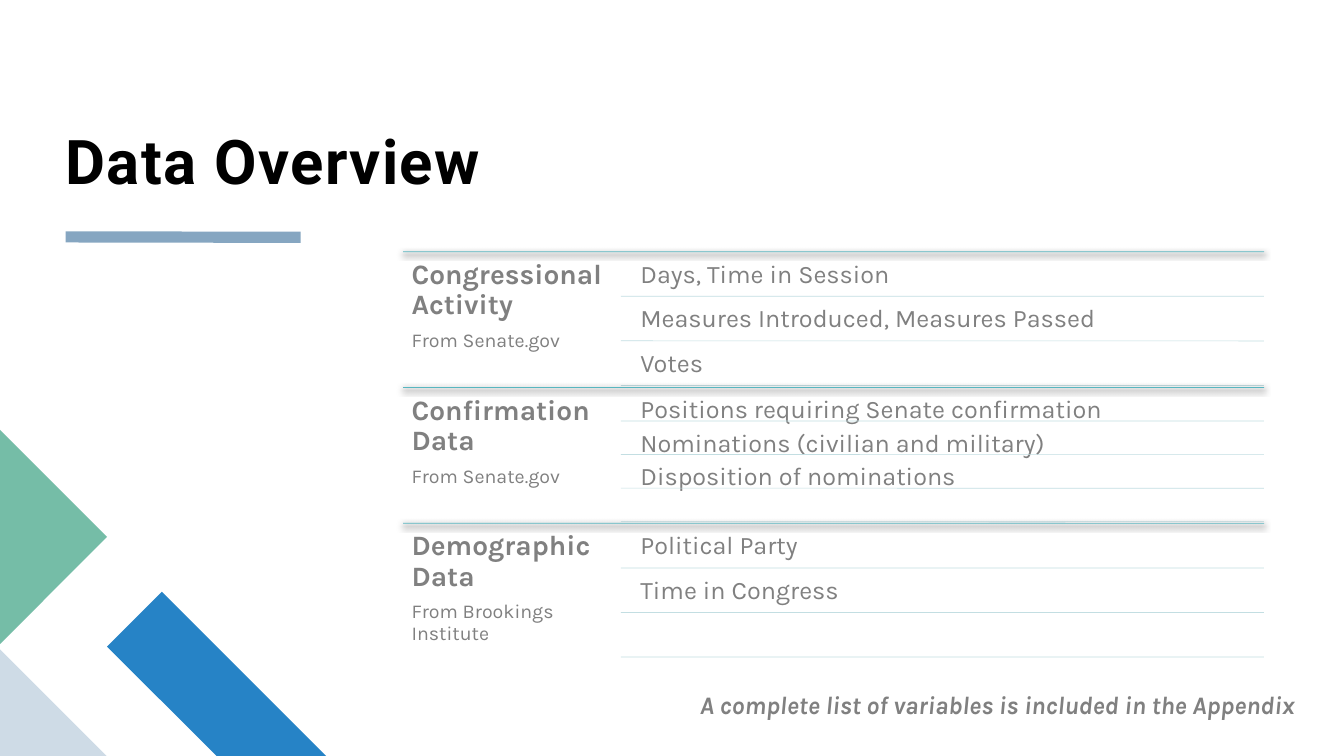
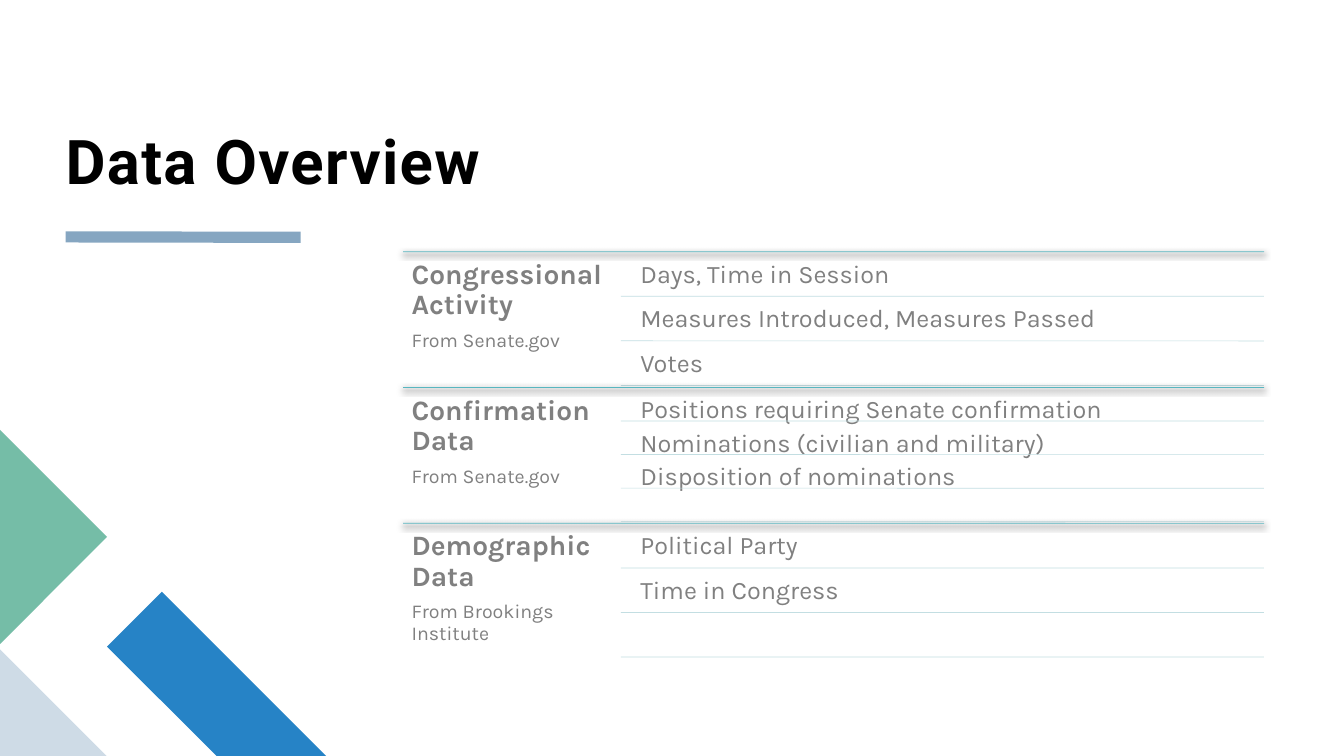
Before and after one commit to tamimcm416/congressional_activity, a slide deck: slide 7 of Congressional Activity Presentation.pptx. Drawn at 1344x756 pixels with LibreOffice and Linux fonts; fonts in the diff are those of the drawing. Boxes give left, top, right and bottom in pixels: in the first picture for what was removed or moved away, otherwise in the second. Text is boxed around its words. In the diff, an @@ line names an element or a change of style, - is before the commit and + after.

```diff
--- a/Congressional Activity Presentation.pptx
+++ b/Congressional Activity Presentation.pptx
@@ text removed at box(700, 696, 1294, 720) @@
-A complete list of variables is included in the Appendix
```
